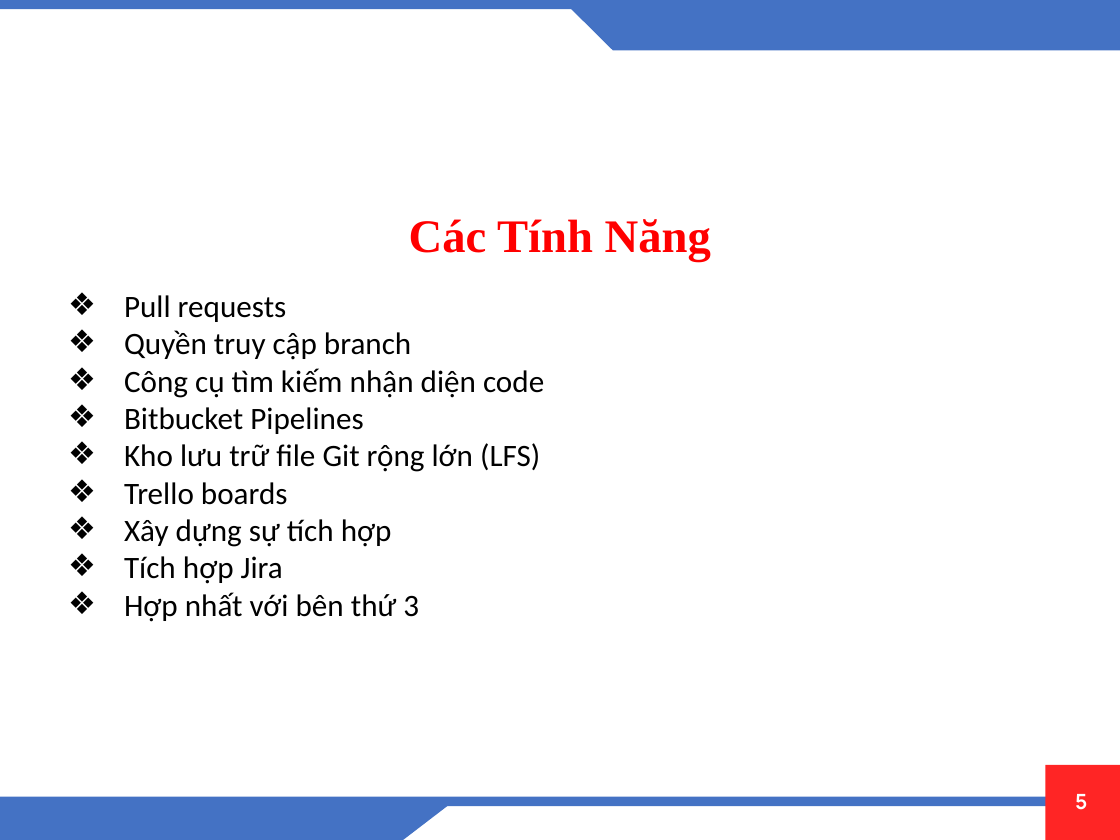
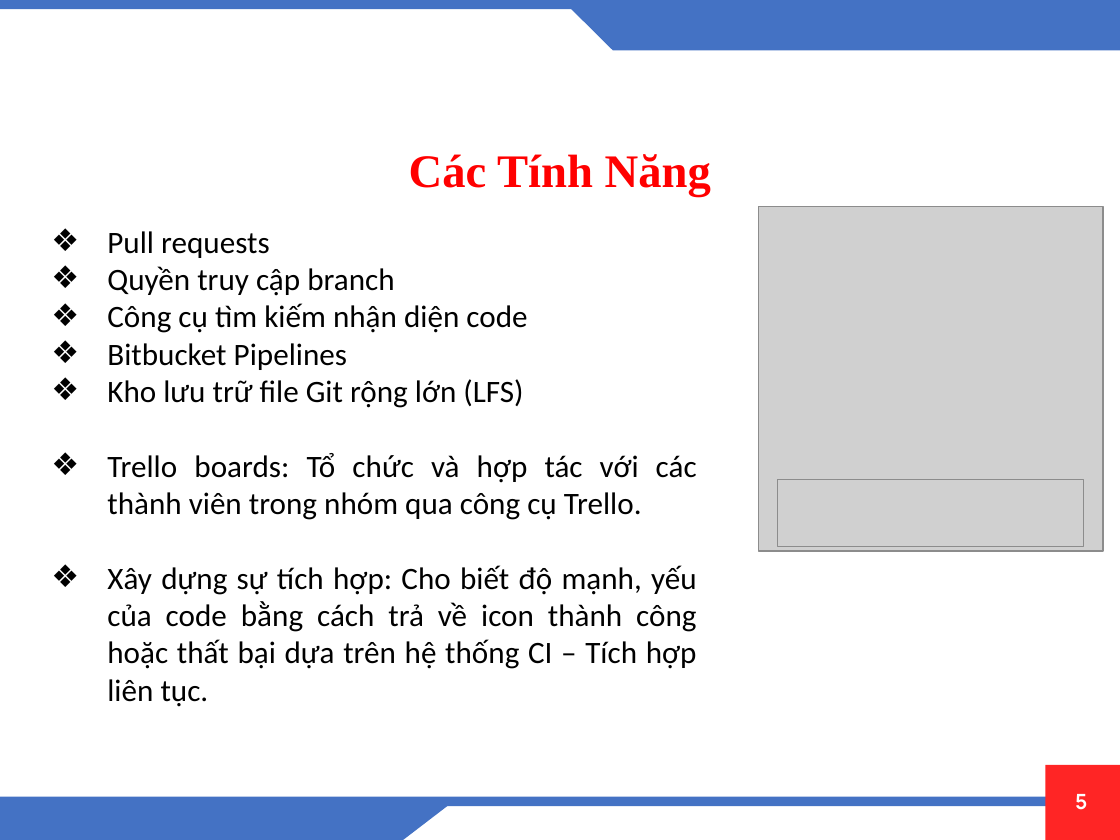
Before and after one commit to tmduyet/moitruongphanmem, a slide deck: slide 5 of Đóng gói phần mềm [Autosaved].pptx. Drawn at 1120x840 pixels with LibreOffice and Linux fonts; fonts in the diff are those of the drawing; grey boxes stand for pictures; background and template pictures are left out. Boxes give left, top, right and bottom in pixels: in the first picture for what was removed or moved away, otherwise in the second. Text is boxed around its words. In the diff, an @@ line names an element or a change of style, - is before the commit and + after.

```diff
--- a/Đóng gói phần mềm [Autosaved].pptx
+++ b/Đóng gói phần mềm [Autosaved].pptx
@@ text "Các Tính Năng": place and size @@
-text "Các Tính Năng" at (409, 219, 711, 262)
+text "Các Tính Năng" at (409, 154, 711, 197)
@@ picture added at (758, 206, 1103, 551) @@
@@ text "Pull requests": place and size @@
-text "Pull requests" at (124, 295, 544, 622)
+text "Pull requests" at (107, 231, 697, 707)
@@ text at (107, 453, 697, 707): text changed @@
-❖ Trello boards
-❖ Xây dựng sự tích hợp
-❖ Tích hợp Jira
-❖ Hợp nhất với bên thứ 3
+❖ Trello boards: Tổ chức và hợp tác với các thành viên trong nhóm qua công cụ Trello.
+❖ Xây dựng sự tích hợp: Cho biết độ mạnh, yếu của code bằng cách trả về icon thành công hoặc thất bại dựa trên hệ thống CI – Tích hợp liên tục.
@@ picture added at (778, 479, 1084, 547) @@
```
Also in this commit, not shown: 3 other slides changed, 4 slides added, 1 slide removed, 1 other file.
